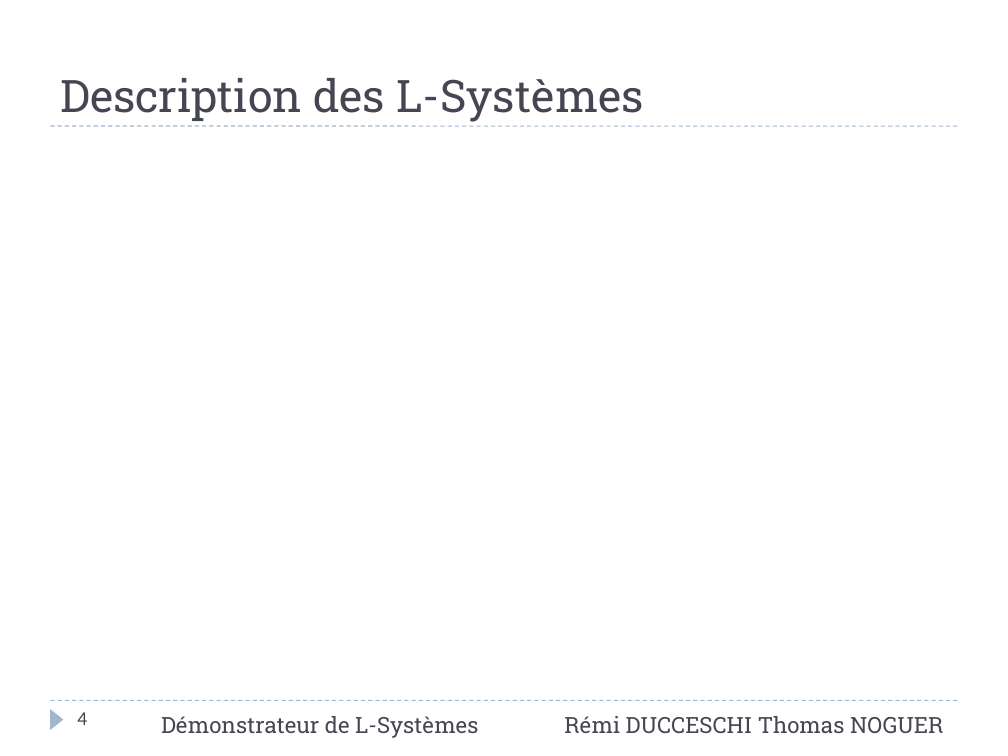
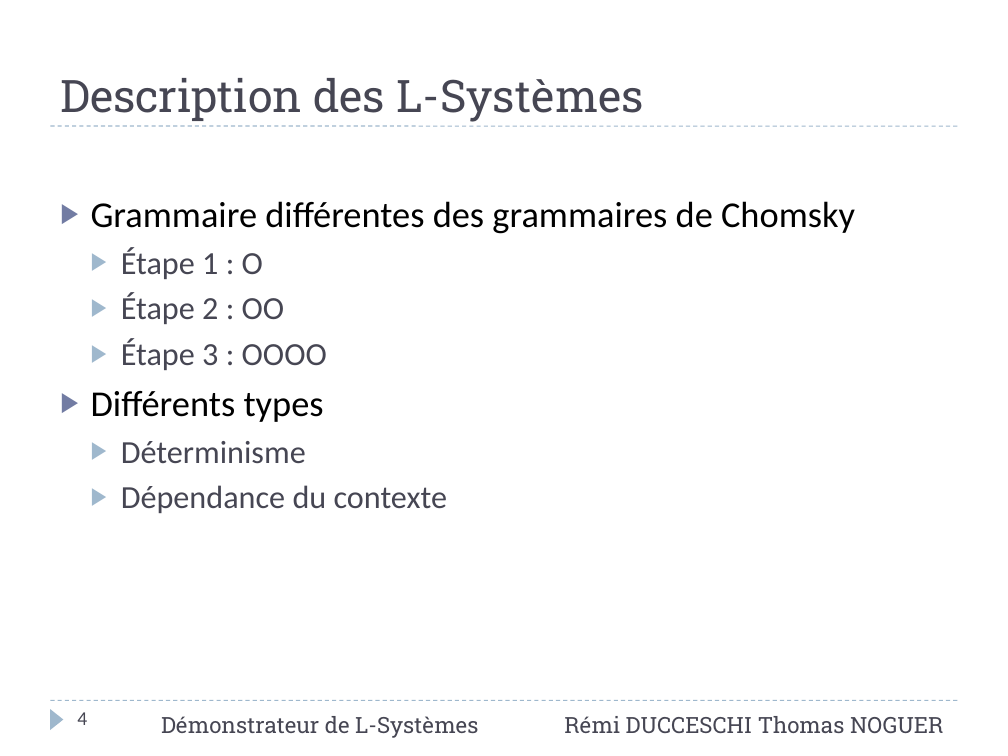
Before and after one commit to Cepheus/L-Systems, a slide deck: slide 4 of doc/Rapport/Présentation.pptx. Drawn at 1008x756 pixels with LibreOffice and Linux fonts; fonts in the diff are those of the drawing. Boxes give left, top, right and bottom in pixels: in the first picture for what was removed or moved away, otherwise in the second. Text is boxed around its words. In the diff, an @@ line names an element or a change of style, - is before the commit and + after.

```diff
--- a/doc/Rapport/Présentation.pptx
+++ b/doc/Rapport/Présentation.pptx
@@ text added at box(91, 201, 855, 513), 23 pt, text #464653 @@
+▶ Grammaire différentes des grammaires de Chomsky
+  ▶ Étape 1 : O
+  ▶ Étape 2 : OO
+  ▶ Étape 3 : OOOO
+▶ Différents types
+  ▶ Déterminisme
+  ▶ Dépendance du contexte
```
Also in this commit, not shown: 9 other slides changed, 1 slide added, 1 slide removed.
